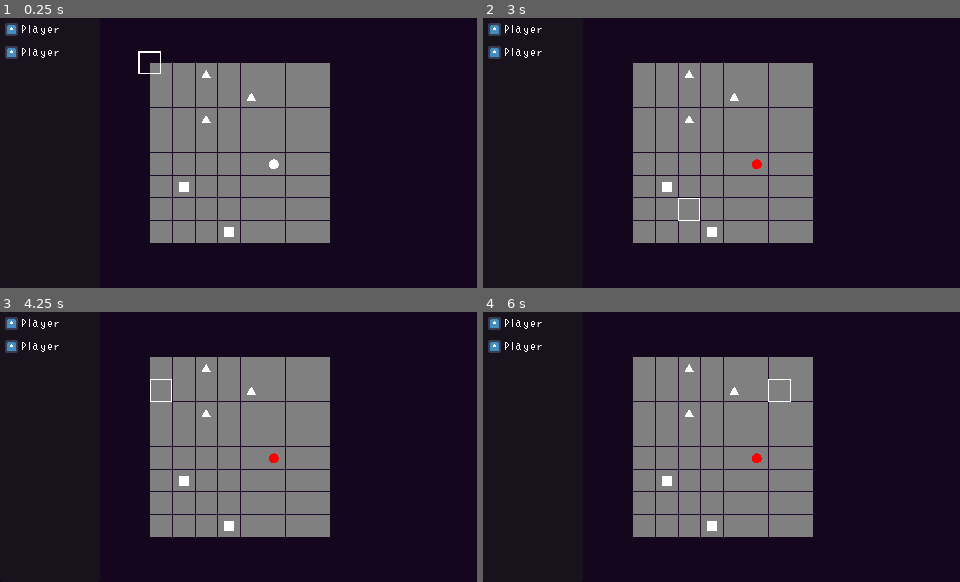
Above: before the commit, frames 1-4 (two rows, left to right).
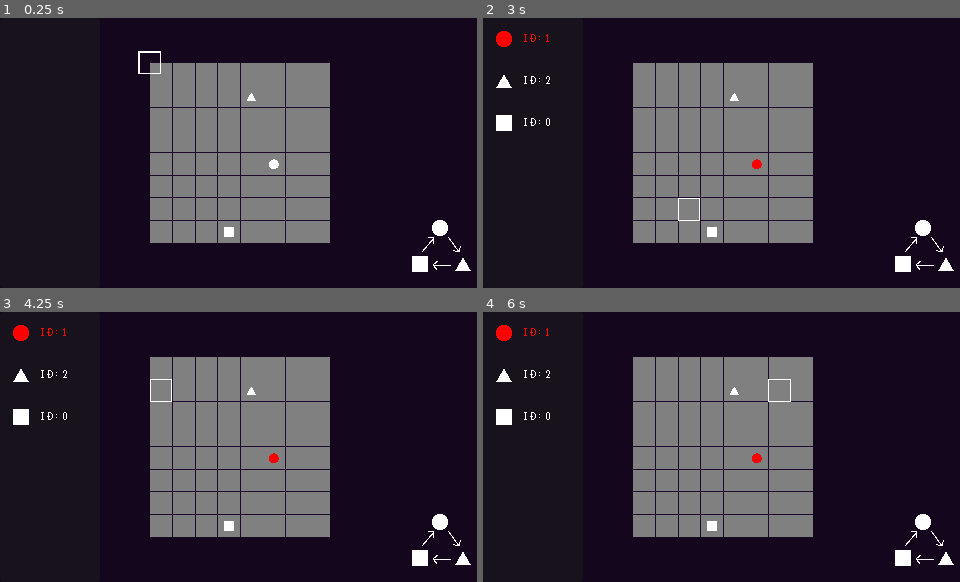
Above: after the commit, the same moments.

Repository: sakkaku-dev/godot-prototyping
Game: Godot game, scene res://games/parasite-game/parasite_chess.tscn
The game is run twice, just before and just after one commit, with the same random seed, the same clock (stepped at 60 frames per second) and the same inputs. The project has no main scene, so this scene is started directly. The engine's default icon, where the game draws it, is replaced by a stand-in: a white triangle on a blue panel in a dark square.
Inputs (mouse positions are in pixels of both pictures, inside the frame that each line leads up to):
- Up to frame 1 (0.25 s): no input
- Up to frame 2 (3 s): tap Enter at 0.5, 2 s; move the mouse to (697, 207) at 0.52 s; press the mouse at (697, 207) at 0.53 s; hold W (move_up) 0.53-2.03 s; tap Space at 1.25, 2.75 s; move the mouse to (869, 193) at 1.27 s; release the mouse at (869, 193) at 1.28 s; click (869, 193) at 1.35 s; move the mouse to (578, 112) at 2.02 s; press the mouse at (578, 112) at 2.03 s; hold A (move_left) from 2.03 s (still down); tap E (interact) at 2.1 s; move the mouse to (745, 153) at 2.77 s; release the mouse at (745, 153) at 2.78 s; click (745, 153) at 2.85 s
- Up to frame 3 (4.25 s): tap Enter at 3.5 s; move the mouse to (166, 379) at 3.52 s; release A (move_left) at 3.53 s; press the mouse at (166, 379) at 3.53 s; hold S (move_down) from 3.53 s (still down)
- Up to frame 4 (6 s): tap Space at 4.25 s; move the mouse to (826, 433) at 4.27 s; release S (move_down) at 4.28 s; release the mouse at (826, 433) at 4.28 s; hold D (move_right) 4.28-5.03 s; tap E (interact) at 4.35 s; click (826, 433) at 4.55 s; move the mouse to (626, 460) at 5.02 s; press the mouse at (626, 460) at 5.03 s; hold W (move_up) 5.03-5.78 s; move the mouse to (769, 387) at 5.77 s; release the mouse at (769, 387) at 5.78 s; hold D (move_right) from 5.78 s (still down); click (769, 387) at 5.85 s

The runs differ from the first frame. In frame 1, 1.0% of the frame differs, in the area x 1-99%, y 1-95%; in frame 2, 1.6%; in frame 3, 1.6%; in frame 4, 1.6%.

Commit message:
add some ai + ui

Diff:
--- a/games/parasite-game/FixedTileMap.gd
+++ b/games/parasite-game/FixedTileMap.gd
@@ -30,9 +30,11 @@
 	var cells = get_used_cells(l).filter(func(x): return not x in exclude)
 	return cells.pick_random() if cells.size() > 0 else null
 
-func get_neighbors(coord: Vector2i, include_diagonals := true):
-	var dirs = NEIGHBORS.duplicate()
+func get_neighbors(coord: Vector2i, include_diagonals := true, include_straights := true):
+	var dirs = []
 
+	if include_straights:
+		dirs.append_array(NEIGHBORS)
 	if include_diagonals:
 		dirs.append_array(DIAGONAL_NEIGHBORS)
 
--- /dev/null
+++ b/games/parasite-game/PiecePanel.gd
@@ -0,0 +1,14 @@
+extends PanelContainer
+
+@export var container: Control
+@export var row: PackedScene
+
+func update(pieces: Array, turn: int):
+	for c in container.get_children():
+		container.remove_child(c)
+
+	for i in range(pieces.size()):
+		var piece = pieces[(turn + i) % pieces.size()]
+		var node = row.instantiate()
+		node.piece = piece
+		container.add_child(node)
--- a/games/parasite-game/parasite_chess.gd
+++ b/games/parasite-game/parasite_chess.gd
@@ -1,7 +1,9 @@
 extends Node2D
 
+signal turn_changed(pieces, current)
+
 @export var pieces_scene: Array[PackedScene] = []
-@export var piece_count := 6
+@export var piece_count := 3
 
 @export var move_color := Color.BLUE
 @export var attack_color := Color.RED
@@ -11,23 +13,26 @@
 
 @onready var tile_map = $TileMap
 @onready var tile_map_highlight = $TileMapHighlight
+@onready var attack_highlight = $AttackHighlight
 @onready var cursor = $Cursor
+@onready var panel_container = $CanvasLayer/PanelContainer
 
 var initial_infect := false
 var is_executing := false
 var pressed = null
-var pieces := {}
+#var pieces := {}
 
 var actions := {}
 var current_action
 
+var current_turn := 0
 var players := []
 
 func _ready():
 	var exclude := []
 
-	for c in tile_map.get_used_cells(tile_map.layer):
-		pieces[c] = null
+	#for c in tile_map.get_used_cells(tile_map.layer):
+		#pieces[c] = null
 
 	for i in piece_count:
 		var scene = pieces_scene.pick_random()
@@ -47,49 +52,84 @@
 		piece.id = i
 		piece.tilemap = tile_map
 		piece.do_action.connect(func(a): _start_action_select(a, piece))
-		piece.died.connect(func(): pieces[piece.coord] = null)
-		pieces[tile] = piece
+		piece.died.connect(func():
+			players.erase(piece)
+			#turn_changed.emit(players, current_turn)
+		)
+		#pieces[tile] = piece
+		players.append(piece)
 
 		exclude.append(tile)
 		exclude.append_array(tile_map.get_neighbors(tile))
 
+	turn_changed.emit(players, current_turn)
+	turn_changed.connect(func(pieces, turn): panel_container.update(pieces, turn))
+
 func _update_actions():
-	for p in pieces.values():
-		if p == null: continue
-
-		p.modulate = action_used_color if p.id in actions else Color.WHITE
+	pass
+	#for p in players:
+		#p.modulate = action_used_color if p.id in actions else Color.WHITE
 
 func _execute_actions():
 	is_executing = true
-	for p in pieces.values():
-		if p == null: continue
-
+
+	var executed = []
+	for p in players:
 		if p.id in actions:
 			var data = actions[p.id]
 
 			if data.action == ParasitePiece.Action.MOVE:
-				_move_active(p, data.coord)
-				await p.move_to(data.coord)
+				#_move_active(p, data.coord)
+				await p.move_to_direction(data.coord)
 			elif data.action == ParasitePiece.Action.ATTACK:
 				var new_coord = await p.attack(tile_map.map_to_local(data.coord))
-				if new_coord != null:
-					_move_active(p, new_coord)
-					print("New attack position %s" % new_coord)
+				#if new_coord != null:
+					#_move_active(p, new_coord)
+					#print("New attack position %s" % new_coord)
 			elif data.action == ParasitePiece.Action.JUMP:
 				await p.jump_to(tile_map.map_to_local(data.coord))
 			_clear_action(p.id)
 
-func _move_active(piece: ParasitePiece, coord: Vector2i):
-	pieces[piece.coord] = null
-	pieces[coord] = piece
-	piece.coord = coord
+			#players.erase(p)
+			#players.push_back(p)
+
+#func _move_active(piece: ParasitePiece, coord: Vector2i):
+	#pieces[piece.coord] = null
+	#pieces[coord] = piece
+	#piece.coord = coord
 
 func _clear_action(id):
 	actions.erase(id)
 	if actions.size() == 0:
-		is_executing = false
-		print("Finished actions")
+		_next_turn()
+
 	_update_actions()
+
+func _next_turn():
+	print("Turn %s finished." % current_turn)
+	current_turn += 1
+	if current_turn >= players.size():
+		current_turn = 0
+	print("Next Turn %s." % current_turn)
+
+	turn_changed.emit(players, current_turn)
+
+	var piece = players[current_turn]
+	if piece.infected:
+		_player_turn()
+	else:
+		_process_ai(piece)
+
+func _process_ai(enemy: ParasitePiece):
+	print("Processing AI move: %s" % [enemy.id])
+	var players = players.filter(func(x): return x != enemy and x.infected)
+	var others = players.filter(func(x): return x != enemy and not x.infected)
+	await enemy.process(players, others)
+	_next_turn()
+
+func _player_turn():
+	print("Players turn")
+	is_executing = false
 
 func _add_action(id, data):
 	actions[id] = data
@@ -99,7 +139,7 @@
 
 func _get_remaining_infected():
 	var infected = []
-	for p in pieces.values():
+	for p in players:
 		if p and p.infected and not p.id in actions:
 			infected.append(p)
 	return infected
@@ -121,35 +161,59 @@
 		print("Invalid action")
 
 func _show_moves(p: ParasitePiece, c: Color):
+	_clear_highlights()
 	tile_map_highlight.highlight_color = c
-	tile_map_highlight.highlight_coords = p.moveable_tiles(tile_map)
+	tile_map_highlight.highlight_coords = p.moveable_tiles()
 func _show_attacks(p: ParasitePiece, c: Color):
+	_clear_highlights()
 	tile_map_highlight.highlight_color = c
-	tile_map_highlight.highlight_coords = p.attackable_tiles(tile_map)
+	tile_map_highlight.highlight_coords = p.attackable_tiles()
 func _show_jump(p: ParasitePiece, c: Color):
+	_clear_highlights()
 	tile_map_highlight.highlight_color = c
-	tile_map_highlight.highlight_coords = p.jumpable_tiles(tile_map)
+	tile_map_highlight.highlight_coords = p.jumpable_tiles()
+func _highlight_moves(p: ParasitePiece):
+	tile_map_highlight.highlight_color = move_color
+	tile_map_highlight.highlight_coords = p.moveable_tiles()
+	attack_highlight.highlight_color = attack_color
+	attack_highlight.highlight_coords = p.attackable_tiles()
+func _clear_highlights():
+	tile_map_highlight.highlight_coords = []
+	attack_highlight.highlight_coords = []
+
+func _find_piece_at(coord: Vector2i):
+	for p in players:
+		if p.coord == coord:
+			return p
+	return null
 
 func _unhandled_input(event):
 	var coord = tile_map.local_to_map(get_global_mouse_position())
 
+	if not tile_map.has_value(coord):
+		return # outside of map
+
 	if event is InputEventMouseMotion:
-		if tile_map.has_value(coord):
-			cursor.global_position = tile_map.map_to_local(coord) - cursor.size/2
-
-	if event.is_action_pressed("action") and not initial_infect and coord in pieces:
-		var p = pieces[coord]
+		cursor.global_position = tile_map.map_to_local(coord) - cursor.size/2
+		var p = _find_piece_at(coord)
+		if current_action == null:
+			if p != null:
+				_highlight_moves(p)
+			else:
+				_clear_highlights()
+
+	if event.is_action_pressed("action") and not initial_infect:
+		var p = _find_piece_at(coord)
 		if p:
 			initial_infect = true
 			p.infected = true
+			current_turn = p.id
+			turn_changed.emit(players, current_turn)
 			return
 
 	if is_executing: return
 
 	if event.is_action_pressed("action"):
-		if not coord in pieces:
-			return # ouside of map
-
 		if not pressed:
 			_press_piece(coord)
 			return # action select
@@ -166,7 +230,7 @@
 		_cancel_piece()
 
 func _press_piece(coord: Vector2i):
-	var piece = pieces[coord]
+	var piece = _find_piece_at(coord)
 	if piece == null or not piece.infected:
 		print("Cannot move uninfected")
 		return
--- a/games/parasite-game/parasite_chess.tscn
+++ b/games/parasite-game/parasite_chess.tscn
@@ -9,8 +9,11 @@
 [ext_resource type="Script" path="res://games/parasite-game/TileMapCamera.gd" id="5_u4mde"]
 [ext_resource type="Script" path="res://games/parasite-game/TileMapHighlight.gd" id="6_b57mt"]
 [ext_resource type="Shader" path="res://shaders/square.gdshader" id="7_pkf0e"]
-[ext_resource type="Texture2D" uid="uid://ye3ke6pu36qr" path="res://icon.svg" id="8_myveu"]
 [ext_resource type="FontFile" uid="uid://ceg6vakapyvly" path="res://jackeyfont.ttf" id="8_n63qn"]
+[ext_resource type="Script" path="res://games/parasite-game/PiecePanel.gd" id="11_cgkg5"]
+[ext_resource type="Shader" path="res://shaders/circle.gdshader" id="12_crftl"]
+[ext_resource type="PackedScene" uid="uid://db1k8ik44igmk" path="res://games/parasite-game/piece_row.tscn" id="12_tee2l"]
+[ext_resource type="Shader" path="res://shaders/polygon.gdshader" id="13_x8i87"]
 
 [sub_resource type="ShaderMaterial" id="ShaderMaterial_d1lfm"]
 shader = ExtResource("7_pkf0e")
@@ -19,6 +22,15 @@
 [sub_resource type="Theme" id="Theme_o4mvj"]
 default_font = ExtResource("8_n63qn")
 default_font_size = 12
+
+[sub_resource type="ShaderMaterial" id="ShaderMaterial_53vhd"]
+shader = ExtResource("12_crftl")
+shader_parameter/radius = 1.0
+
+[sub_resource type="ShaderMaterial" id="ShaderMaterial_cijm4"]
+shader = ExtResource("13_x8i87")
+shader_parameter/shape = 2
+shader_parameter/poly_count = 3.0
 
 [node name="ParasiteChess" type="Node2D"]
 script = ExtResource("1_0rf1j")
@@ -31,7 +43,13 @@
 script = ExtResource("3_jbp57")
 
 [node name="TileMapHighlight" type="Node2D" parent="." node_paths=PackedStringArray("tilemap")]
-modulate = Color(1, 1, 1, 0.615686)
+modulate = Color(1, 1, 1, 0.333333)
+script = ExtResource("6_b57mt")
+highlight_color = Color(0.164706, 0.333333, 0.568627, 1)
+tilemap = NodePath("../TileMap")
+
+[node name="AttackHighlight" type="Node2D" parent="." node_paths=PackedStringArray("tilemap")]
+modulate = Color(1, 1, 1, 0.333333)
 script = ExtResource("6_b57mt")
 highlight_color = Color(0.164706, 0.333333, 0.568627, 1)
 tilemap = NodePath("../TileMap")
@@ -55,13 +73,16 @@
 
 [node name="CanvasLayer" type="CanvasLayer" parent="."]
 
-[node name="PanelContainer" type="PanelContainer" parent="CanvasLayer"]
+[node name="PanelContainer" type="PanelContainer" parent="CanvasLayer" node_paths=PackedStringArray("container")]
 custom_minimum_size = Vector2(100, 0)
 anchors_preset = 9
 anchor_bottom = 1.0
 offset_right = 28.0
 grow_vertical = 2
 theme = SubResource("Theme_o4mvj")
+script = ExtResource("11_cgkg5")
+container = NodePath("MarginContainer/VBoxContainer")
+row = ExtResource("12_tee2l")
 
 [node name="MarginContainer" type="MarginContainer" parent="CanvasLayer/PanelContainer"]
 layout_mode = 2
@@ -74,28 +95,92 @@
 layout_mode = 2
 theme_override_constants/separation = 10
 
-[node name="HBoxContainer" type="HBoxContainer" parent="CanvasLayer/PanelContainer/MarginContainer/VBoxContainer"]
+[node name="MarginContainer" type="MarginContainer" parent="CanvasLayer"]
+anchors_preset = 3
+anchor_left = 1.0
+anchor_top = 1.0
+anchor_right = 1.0
+anchor_bottom = 1.0
+grow_horizontal = 0
+grow_vertical = 0
+
+[node name="Control" type="Control" parent="CanvasLayer/MarginContainer"]
+custom_minimum_size = Vector2(80, 80)
 layout_mode = 2
 
-[node name="TextureRect" type="TextureRect" parent="CanvasLayer/PanelContainer/MarginContainer/VBoxContainer/HBoxContainer"]
-layout_mode = 2
-texture = ExtResource("8_myveu")
-expand_mode = 3
-stretch_mode = 5
+[node name="ColorRect" type="ColorRect" parent="CanvasLayer/MarginContainer/Control"]
+custom_minimum_size = Vector2(16, 16)
+layout_mode = 1
+anchors_preset = 8
+anchor_left = 0.5
+anchor_top = 0.5
+anchor_right = 0.5
+anchor_bottom = 0.5
+offset_left = -28.0
+offset_top = 8.0
+offset_right = -12.0
+offset_bottom = 24.0
+grow_horizontal = 2
+grow_vertical = 2
 
-[node name="Label" type="Label" parent="CanvasLayer/PanelContainer/MarginContainer/VBoxContainer/HBoxContainer"]
-layout_mode = 2
-text = "Player"
+[node name="ColorRect2" type="ColorRect" parent="CanvasLayer/MarginContainer/Control"]
+material = SubResource("ShaderMaterial_53vhd")
+custom_minimum_size = Vector2(16, 16)
+layout_mode = 1
+anchors_preset = 8
+anchor_left = 0.5
+anchor_top = 0.5
+anchor_right = 0.5
+anchor_bottom = 0.5
+offset_left = -8.0
+offset_top = -28.0
+offset_right = 8.0
+offset_bottom = -12.0
+grow_horizontal = 2
+grow_vertical = 2
 
-[node name="HBoxContainer2" type="HBoxContainer" parent="CanvasLayer/PanelContainer/MarginContainer/VBoxContainer"]
-layout_mode = 2
+[node name="ColorRect3" type="ColorRect" parent="CanvasLayer/MarginContainer/Control"]
+material = SubResource("ShaderMaterial_cijm4")
+custom_minimum_size = Vector2(16, 16)
+layout_mode = 1
+anchors_preset = 8
+anchor_left = 0.5
+anchor_top = 0.5
+anchor_right = 0.5
+anchor_bottom = 0.5
+offset_left = 14.0
+offset_top = 7.0
+offset_right = 32.0
+offset_bottom = 25.0
+grow_horizontal = 2
+grow_vertical = 2
 
-[node name="TextureRect" type="TextureRect" parent="CanvasLayer/PanelContainer/MarginContainer/VBoxContainer/HBoxContainer2"]
-layout_mode = 2
-texture = ExtResource("8_myveu")
-expand_mode = 3
-stretch_mode = 5
+[node name="Line2D" type="Line2D" parent="CanvasLayer/MarginContainer/Control"]
+position = Vector2(34, 30)
+rotation = 3.14159
+points = PackedVector2Array(12, -14, 5.6825, -6.62959, 0, 0)
+width = 1.0
 
-[node name="Label" type="Label" parent="CanvasLayer/PanelContainer/MarginContainer/VBoxContainer/HBoxContainer2"]
-layout_mode = 2
-text = "Player"
+[node name="Line2D2" type="Line2D" parent="CanvasLayer/MarginContainer/Control/Line2D"]
+points = PackedVector2Array(0, -6, 0, 0, 6, 0)
+width = 1.0
+
+[node name="Line2D2" type="Line2D" parent="CanvasLayer/MarginContainer/Control"]
+position = Vector2(59, 44)
+rotation = 4.95326
+points = PackedVector2Array(12, -14, 5.6825, -6.62959, 0, 0)
+width = 1.0
+
+[node name="Line2D2" type="Line2D" parent="CanvasLayer/MarginContainer/Control/Line2D2"]
+points = PackedVector2Array(0, -6, 0, 0, 6, 0)
+width = 1.0
+
+[node name="Line2D3" type="Line2D" parent="CanvasLayer/MarginContainer/Control"]
+position = Vector2(33, 57)
+rotation = 7.14702
+points = PackedVector2Array(12, -14, 5.6825, -6.62959, 0, 0)
+width = 1.0
+
+[node name="Line2D2" type="Line2D" parent="CanvasLayer/MarginContainer/Control/Line2D3"]
+points = PackedVector2Array(0, -6, 0, 0, 6, 0)
+width = 1.0
--- a/games/parasite-game/parasite_piece.gd
+++ b/games/parasite-game/parasite_piece.gd
@@ -1,6 +1,7 @@
 class_name ParasitePiece
 extends CharacterBody2D
 
+signal highlight()
 signal do_action(action)
 signal died()
 
@@ -18,6 +19,7 @@
 @onready var color_rect = $ColorRect
 @onready var collision_shape_2d = $CollisionShape2D
 @onready var hurtbox = $Hurtbox
+@onready var move_ray_cast = $MoveRayCast
 
 var tilemap: FixedTileMap
 var coord := Vector2i.ZERO
@@ -39,6 +41,9 @@
 		queue_free()
 	)
 
+func get_type():
+	return hurtbox.type
+
 func set_colors(c1, c2, c3, c4):
 	var mat = circle_select.material as ShaderMaterial
 	mat.set_shader_parameter("color_1", c1)
@@ -53,12 +58,98 @@
 func infect():
 	self.infected = true
 
+func process(players: Array, others: Array):
+	var player = players[0]
 
-func move_to(c: Vector2i):
-	var pos = tilemap.map_to_local(c)
+	var moves = moveable_tiles()
+	print("Movable to %s" % [moves])
+	if Parasite.winning_type(get_type()) == player.get_type():
+		var result = _ai_run_away(player, moves)
+		print("Run away from player to %s" % result)
+		if result != null:
+			await move_to_direction(result)
+	else:
+		var attack_coords = attackable_tiles()
+		if player.coord in attack_coords and get_type() != player.get_type():
+			print("Attacking player within range %s" % player.coord)
+			await _ai_attack(player, moves)
+		else:
+			var result = _ai_move_to_player(player, moves)
+			print("Moving towards player at %s to %s" % [player.coord, result])
+			if result != null:
+				await move_to_direction(result)
+
+	await get_tree().create_timer(1.0).timeout
+
+func _ai_run_away(player: ParasitePiece, moves: Array):
+	return largest_distance(player.coord, moves)
+
+func _ai_attack(player: ParasitePiece, moves: Array):
+	attack(tilemap.map_to_local(player.coord))
+
+func _ai_move_to_player(player: ParasitePiece, moves: Array):
+	var largest = -100
+	var result = null
+	for move in moves:
+		var new_dir = Vector2(player.coord - move)
+
+		var h_dot = abs(new_dir.dot(Vector2.RIGHT))
+		if h_dot > largest:
+			largest = h_dot
+			result = move
+
+		var v_dot = abs(new_dir.dot(Vector2.UP))
+		if v_dot > largest:
+			largest = v_dot
+			result = move
+	return result
+
+func smallest_distance(coord: Vector2i, moves: Array):
+	var smallest_dist = 100000
+	var result = null
+	for move in moves:
+		var new_dist = (coord - move).length()
+
+		if new_dist < smallest_dist:
+			smallest_dist = new_dist
+			result = move
+	return result
+
+func largest_distance(coord: Vector2i, moves: Array):
+	var largest_dist = -1
+	var result = null
+	for move in moves:
+		var new_dist = (coord - move).length()
+
+		if new_dist > largest_dist:
+			largest_dist = new_dist
+			result = move
+	return result
+
+func move_to_direction(c: Vector2i):
+	var orig = coord
+	coord = c
+	var target = tilemap.map_to_local(c)
+	move_ray_cast.target_position = target - global_position
+	move_ray_cast.force_raycast_update()
+
+	var x = move_ray_cast.get_collider()
+
+	var return_coord = null
+	var attack_coord = tilemap.local_to_map(target)
+	if x:
+		attack_coord = x.coord
+		return_coord = x.coord - Vector2i(move_ray_cast.target_position.normalized())
+
 	var tw = create_tween().set_ease(Tween.EASE_OUT).set_trans(Tween.TRANS_CUBIC)
-	tw.tween_property(self, "global_position", pos, 0.5)
+	tw.tween_property(self, "global_position", tilemap.map_to_local(attack_coord), 0.5)
+	if return_coord != null:
+		tw.tween_property(self, "global_position", tilemap.map_to_local(return_coord), 0.5)
+
+	print("Moving from %s to %s, Returning %s" % [orig, attack_coord, return_coord])
 	await tw.finished
+	return attack_coord if return_coord == null else return_coord
+
 
 func jump_to(target: Vector2):
 	var dir = global_position.direction_to(target)
@@ -80,7 +171,7 @@
 		node.set_exclude(hurtbox)
 	if node.has_method("set_target"): # LaserAttack
 		node.set_target(Vector2.RIGHT * global_position.distance_to(target))
-	get_tree().current_scene.add_child(node)
+	get_tree().current_scene.call_deferred("add_child", node)
 	await node.finished
 
 func _create_node(scene: PackedScene, dir: Vector2):
@@ -89,9 +180,10 @@
 	node.global_rotation = Vector2.RIGHT.angle_to(dir)
 	return node
 
-func moveable_tiles(tilemap: FixedTileMap):
-	return tilemap.get_neighbors(coord)
-func attackable_tiles(tilemap: FixedTileMap):
+func moveable_tiles(center = coord):
+	return tilemap.get_neighbors(center)
+func attackable_tiles(center = coord):
+	return tilemap.get_used_cells(tilemap.layer).filter(func(c): return (c.x == center.x or c.y == center.y) and center != c)
+func jumpable_tiles():
+	if not infected: return []
 	return tilemap.get_used_cells(tilemap.layer).filter(func(c): return (c.x == coord.x or c.y == coord.y) and coord != c)
-func jumpable_tiles(tilemap: FixedTileMap):
-	return tilemap.get_used_cells(tilemap.layer).filter(func(c): return (c.x == coord.x or c.y == coord.y) and coord != c)
--- a/games/parasite-game/parasite_piece.tscn
+++ b/games/parasite-game/parasite_piece.tscn
@@ -56,3 +56,6 @@
 
 [node name="CollisionShape2D" type="CollisionShape2D" parent="Hurtbox"]
 shape = SubResource("RectangleShape2D_wyrl5")
+
+[node name="MoveRayCast" type="RayCast2D" parent="."]
+collision_mask = 2
--- a/games/parasite-game/parasite_piece_rock.gd
+++ b/games/parasite-game/parasite_piece_rock.gd
@@ -1,6 +1,5 @@
 extends ParasitePiece
 
-@onready var ray_cast_2d = $RayCast2D
 @onready var toggle_hit_box = $ToggleHitBox
 @onready var hit_box = $HitBox
 
@@ -9,33 +8,19 @@
 	hit_box.type = hurtbox.type
 
 func attack(target: Vector2):
-	ray_cast_2d.target_position = target - global_position
-	ray_cast_2d.force_raycast_update()
+	toggle_hit_box.attack()
+	await move_to_direction(tilemap.map_to_local(target))
 
-	var x = ray_cast_2d.get_collider()
+func moveable_tiles(center = coord):
+	var x = tilemap.get_neighbors(center)
+	x.append_array(tilemap.get_coords_for([Vector2i(2, 0), Vector2i(-2, 0), Vector2i(0, 2), Vector2i(0, -2)], center))
+	return x
 
-	var return_coord = null
-	var attack_coord = tilemap.local_to_map(target)
-	if x:
-		print("Attacking %s at %s" % [x, x.coord])
-		attack_coord = x.coord
-		return_coord = x.coord - Vector2i(ray_cast_2d.target_position.normalized())
+func attackable_tiles(center = coord):
+	return tilemap.get_used_cells(tilemap.layer).filter(func(c):
+		var diff = abs(c - center)
+		return (c.x == center.x or c.y == center.y) and center != c and diff.x <= 3 and diff.y <= 3
+	)
 
-	var tw = create_tween().set_ease(Tween.EASE_OUT).set_trans(Tween.TRANS_CUBIC)
-	tw.tween_property(self, "global_position", tilemap.map_to_local(attack_coord), 0.5)
-	if return_coord != null:
-		tw.tween_property(self, "global_position", tilemap.map_to_local(return_coord), 0.5)
-
-	toggle_hit_box.attack()
-	await tw.finished
-
-	return attack_coord if return_coord == null else return_coord
-
-func moveable_tiles(tilemap: FixedTileMap):
-	return tilemap.get_coords_for(FixedTileMap.DIAGONAL_NEIGHBORS, coord)
-
-func attackable_tiles(tilemap: FixedTileMap):
-	return tilemap.get_used_cells(tilemap.layer).filter(func(c):
-		var diff = abs(c - coord)
-		return (c.x == coord.x or c.y == coord.y) and coord != c and diff.x <= 3 and diff.y <= 3
-	)
+func _ai_move_to_player(player: ParasitePiece, moves: Array):
+	return super.smallest_distance(player.coord, moves)
--- a/games/parasite-game/parasite_piece_rock.tscn
+++ b/games/parasite-game/parasite_piece_rock.tscn
@@ -21,16 +21,12 @@
 [node name="Hurtbox" parent="." index="3"]
 type = 0
 
-[node name="RayCast2D" type="RayCast2D" parent="." index="4"]
-collision_mask = 2
-hit_from_inside = true
-
-[node name="ToggleHitBox" type="Node" parent="." index="5" node_paths=PackedStringArray("hitbox")]
+[node name="ToggleHitBox" type="Node" parent="." index="4" node_paths=PackedStringArray("hitbox")]
 script = ExtResource("5_pmr5r")
 hitbox = NodePath("../HitBox")
 attack_time = 0.5
 
-[node name="HitBox" type="Area2D" parent="." index="6" node_paths=PackedStringArray("exclude")]
+[node name="HitBox" type="Area2D" parent="." index="5" node_paths=PackedStringArray("exclude")]
 collision_layer = 0
 collision_mask = 8
 script = ExtResource("5_ilsxh")
--- a/games/parasite-game/parasite_piece_scissors.gd
+++ b/games/parasite-game/parasite_piece_scissors.gd
@@ -1,7 +1,10 @@
 extends ParasitePiece
 
-func moveable_tiles(tilemap: FixedTileMap):
-	return tilemap.get_used_cells(tilemap.layer).filter(func(c): return (c.x == coord.x or c.y == coord.y) and coord != c)
+func moveable_tiles(center = coord):
+	return tilemap.get_used_cells(tilemap.layer).filter(func(c): return (c.x == center.x or c.y == center.y) and center != c)
 
-func attackable_tiles(tilemap: FixedTileMap):
-	return tilemap.get_neighbors(coord)
+func attackable_tiles(center = coord):
+	return tilemap.get_neighbors(center, false)
+
+func _ai_move_to_player(player: ParasitePiece, moves: Array):
+	return super.smallest_distance(player.coord, moves)
--- /dev/null
+++ b/games/parasite-game/piece_row.gd
@@ -0,0 +1,19 @@
+extends HBoxContainer
+
+var piece: ParasitePiece
+
+@onready var label = $Label
+@onready var square = $TextureRect/Square
+@onready var circle = $TextureRect/Circle
+@onready var triangle = $TextureRect/Triangle
+
+@onready var ICON_MAP = {
+	Parasite.Type.ROCK: circle,
+	Parasite.Type.PAPER: square,
+	Parasite.Type.SCISSORS: triangle,
+}
+
+func _ready():
+	ICON_MAP[piece.get_type()].show()
+	label.text = "ID: %s" % piece.id
+	modulate = Color.RED if piece.infected else Color.WHITE
--- /dev/null
+++ b/games/parasite-game/piece_row.tscn
@@ -0,0 +1,77 @@
+[gd_scene load_steps=6 format=3 uid="uid://db1k8ik44igmk"]
+
+[ext_resource type="Script" path="res://games/parasite-game/piece_row.gd" id="1_dm1o0"]
+[ext_resource type="Shader" path="res://shaders/circle.gdshader" id="2_27qbk"]
+[ext_resource type="Shader" path="res://shaders/polygon.gdshader" id="3_6fck7"]
+
+[sub_resource type="ShaderMaterial" id="ShaderMaterial_8rdxp"]
+shader = ExtResource("2_27qbk")
+shader_parameter/radius = 1.0
+
+[sub_resource type="ShaderMaterial" id="ShaderMaterial_5ily8"]
+shader = ExtResource("3_6fck7")
+shader_parameter/shape = 2
+shader_parameter/poly_count = 3.0
+
+[node name="PieceRow" type="HBoxContainer"]
+script = ExtResource("1_dm1o0")
+
+[node name="TextureRect" type="TextureRect" parent="."]
+custom_minimum_size = Vector2(32, 32)
+layout_mode = 2
+expand_mode = 3
+stretch_mode = 5
+
+[node name="Square" type="ColorRect" parent="TextureRect"]
+visible = false
+custom_minimum_size = Vector2(16, 16)
+layout_mode = 1
+anchors_preset = 8
+anchor_left = 0.5
+anchor_top = 0.5
+anchor_right = 0.5
+anchor_bottom = 0.5
+offset_left = -8.0
+offset_top = -8.0
+offset_right = 8.0
+offset_bottom = 8.0
+grow_horizontal = 2
+grow_vertical = 2
+
+[node name="Circle" type="ColorRect" parent="TextureRect"]
+visible = false
+material = SubResource("ShaderMaterial_8rdxp")
+custom_minimum_size = Vector2(16, 16)
+layout_mode = 1
+anchors_preset = 8
+anchor_left = 0.5
+anchor_top = 0.5
+anchor_right = 0.5
+anchor_bottom = 0.5
+offset_left = -8.0
+offset_top = -8.0
+offset_right = 8.0
+offset_bottom = 8.0
+grow_horizontal = 2
+grow_vertical = 2
+
+[node name="Triangle" type="ColorRect" parent="TextureRect"]
+visible = false
+material = SubResource("ShaderMaterial_5ily8")
+custom_minimum_size = Vector2(16, 16)
+layout_mode = 1
+anchors_preset = 8
+anchor_left = 0.5
+anchor_top = 0.5
+anchor_right = 0.5
+anchor_bottom = 0.5
+offset_left = -9.0
+offset_top = -9.0
+offset_right = 9.0
+offset_bottom = 9.0
+grow_horizontal = 2
+grow_vertical = 2
+
+[node name="Label" type="Label" parent="."]
+layout_mode = 2
+text = "Player"
Not shown: 1 places in games/parasite-game/parasite_chess.tscn that only renumber resources
